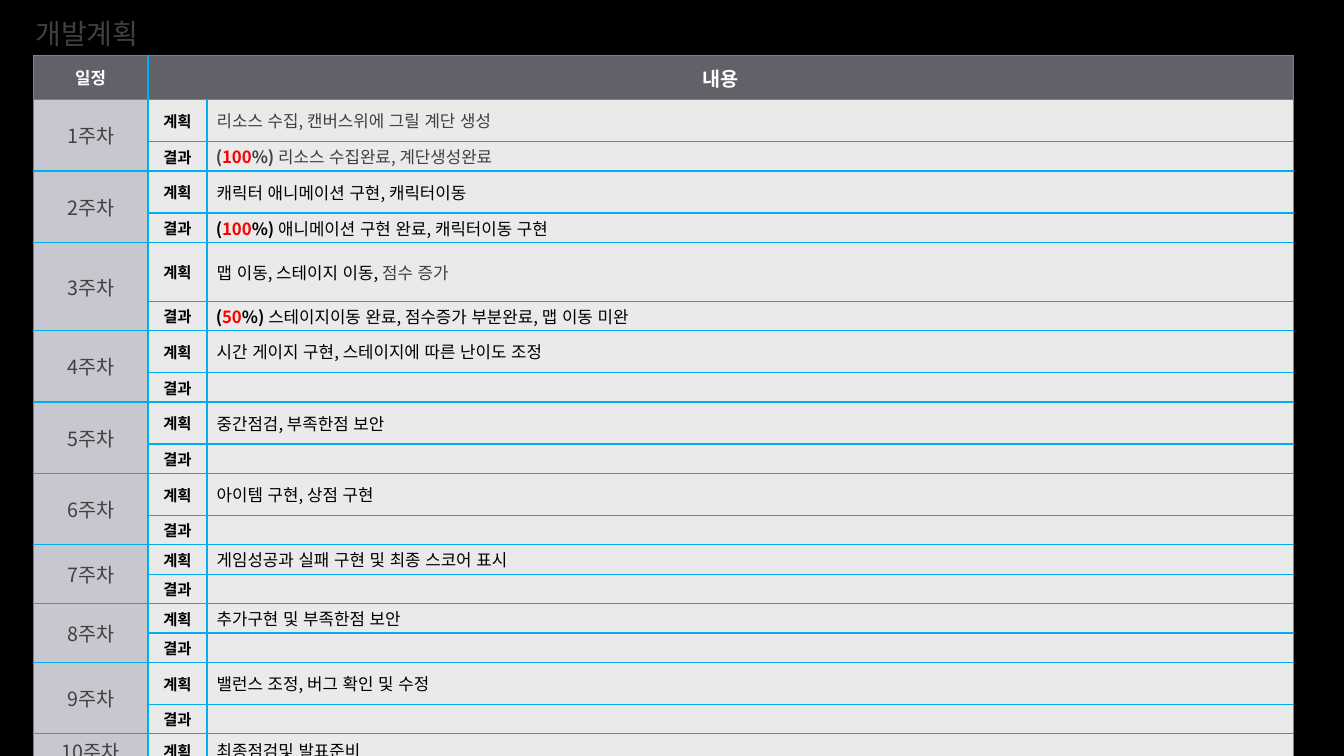
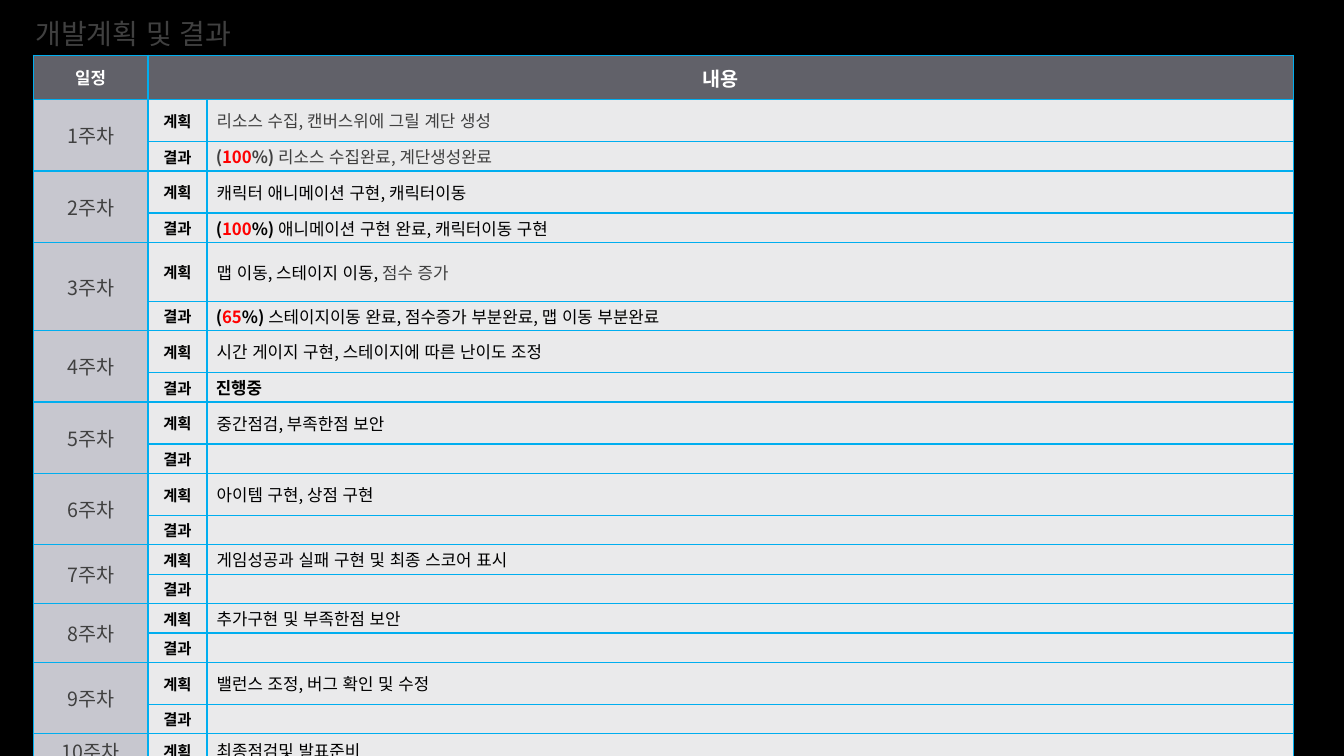
Before and after one commit to EomDongyeon/2DGP, a slide deck: slide 4 of 2차발표_2015180023엄동연.pptx. Drawn at 1344x756 pixels with LibreOffice and Linux fonts; fonts in the diff are those of the drawing; background and template pictures are left out. Boxes give left, top, right and bottom in pixels: in the first picture for what was removed or moved away, otherwise in the second. Text is boxed around its words. In the diff, an @@ line names an element or a change of style, - is before the commit and + after.

```diff
--- a/2차발표_2015180023엄동연.pptx
+++ b/2차발표_2015180023엄동연.pptx
@@ text at [35, 21, 232, 46]: text changed @@
-개발계획
+개발계획 및 결과
@@ table at [33, 55, 1295, 746] @@
-row 7, column 3: (50%) 스테이지이동 완료, 점수증가 부분완료, 맵 이동 미완
+row 7, column 3: (65%) 스테이지이동 완료, 점수증가 부분완료, 맵 이동 부분완료
-row 9, column 3: 
+row 9, column 3: 진행중
```
Also in this commit, not shown: 2 other slides changed, 5 other files.
